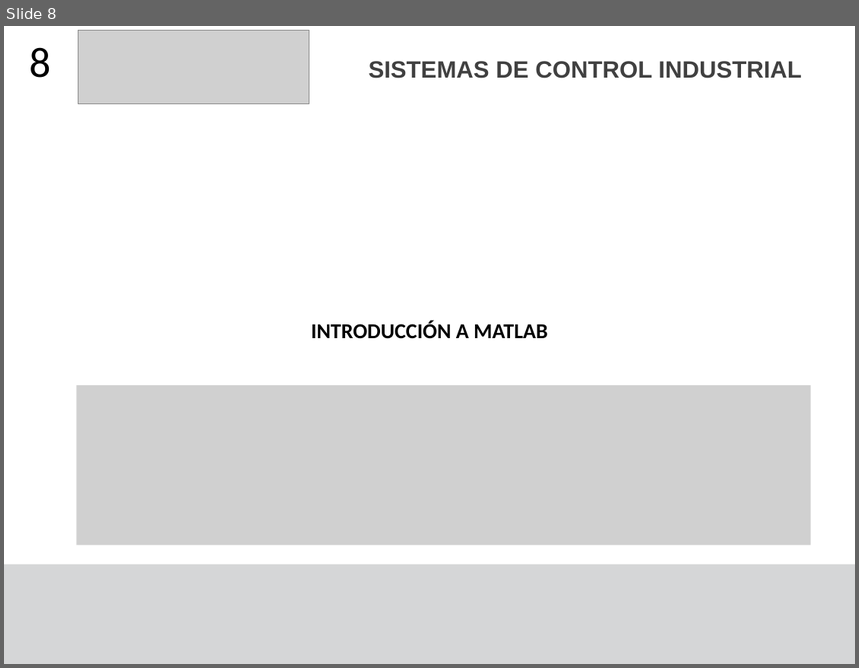
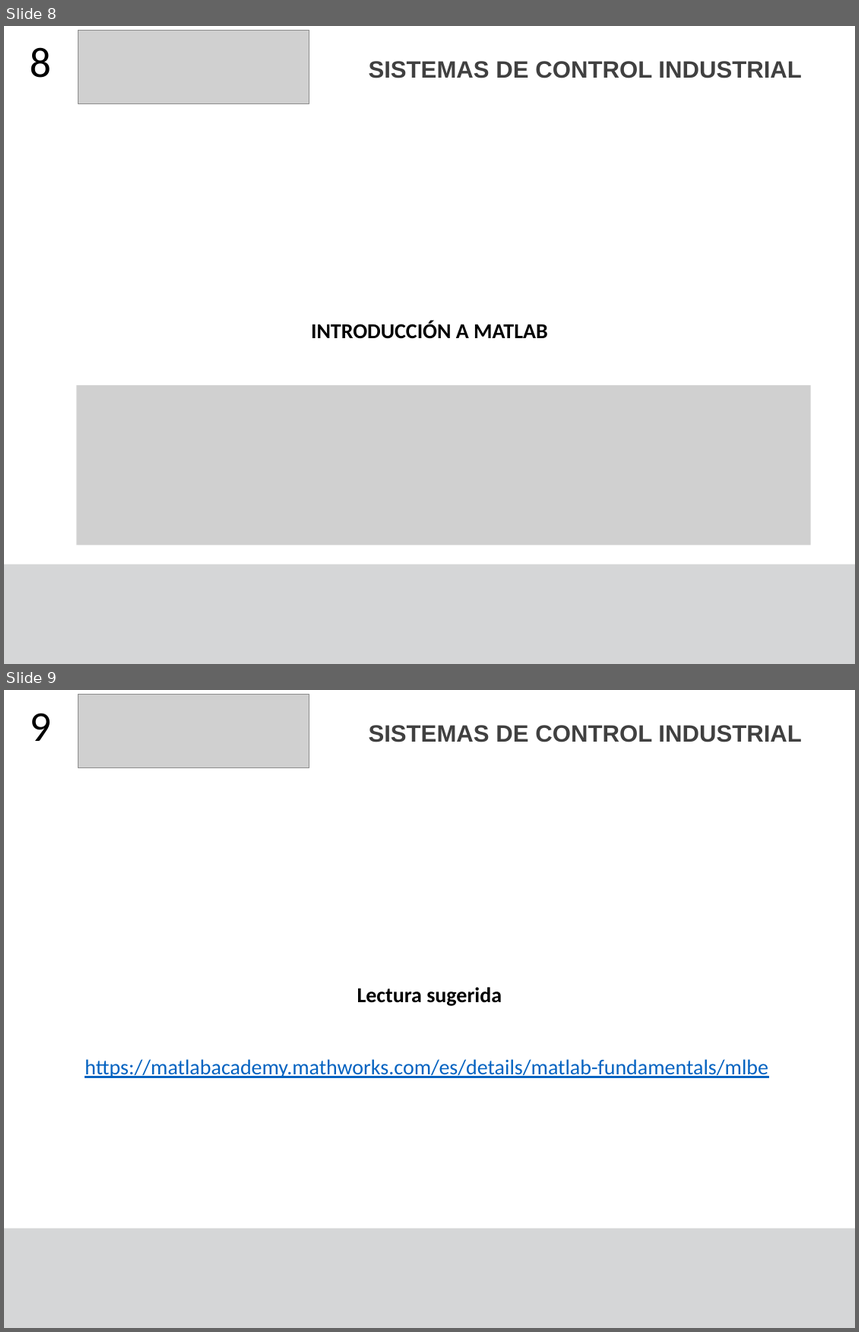
Before and after one commit to F4bian1012/Sistemas_De_Contro_Industrial, a slide deck: Lesson_2/Semana 0.pptx. Shown one above the other, each under a label of ours: slide 8 before the commit, slides 8 and 9 after it. The pictures are 859x668 and 859x1332 pixels, drawn with LibreOffice and Linux fonts; fonts in the diff are those of the drawing; grey boxes stand for pictures. Boxes give left, top, right and bottom in pixels: in the first picture for what was removed or moved away, otherwise in the second. Text is boxed around its words. In the diff, an @@ line names an element or a change of style, - is before the commit and + after.

```diff
--- a/Lesson_2/Semana 0.pptx
+++ b/Lesson_2/Semana 0.pptx
@@ slide 9 added at [4, 690, 855, 1328], background #FFFFFF; not listed: 1 template element that a slide beside it also shows @@
@@ picture added at [78, 695, 310, 768] @@
@@ title added at [30, 713, 51, 741], 36 pt, text #000000 @@
+9
@@ text added at [369, 725, 802, 742], 20 pt, text #404040, bold @@
+SISTEMAS DE CONTROL INDUSTRIAL
@@ text added at [357, 987, 502, 1006], 18 pt, text #000000, bold @@
+Lectura sugerida
@@ text added at [85, 1059, 769, 1078], 18 pt, text #0563C1, underline @@
+https://matlabacademy.mathworks.com/es/details/matlab-fundamentals/mlbe
```
Also in this commit, not shown: 1 other slide added, 15 other files.
